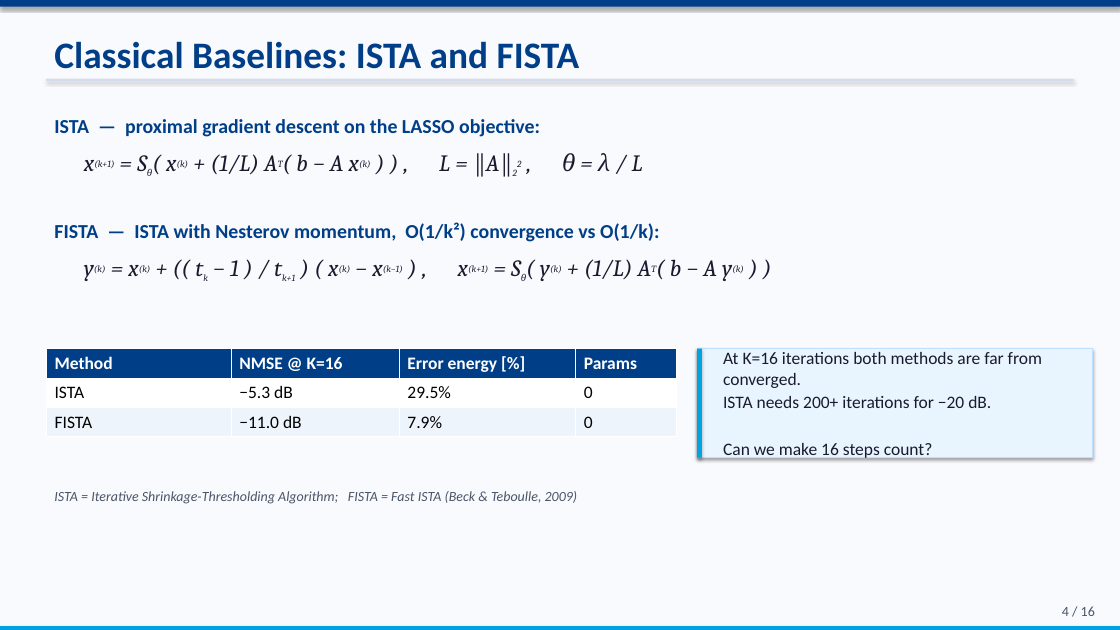
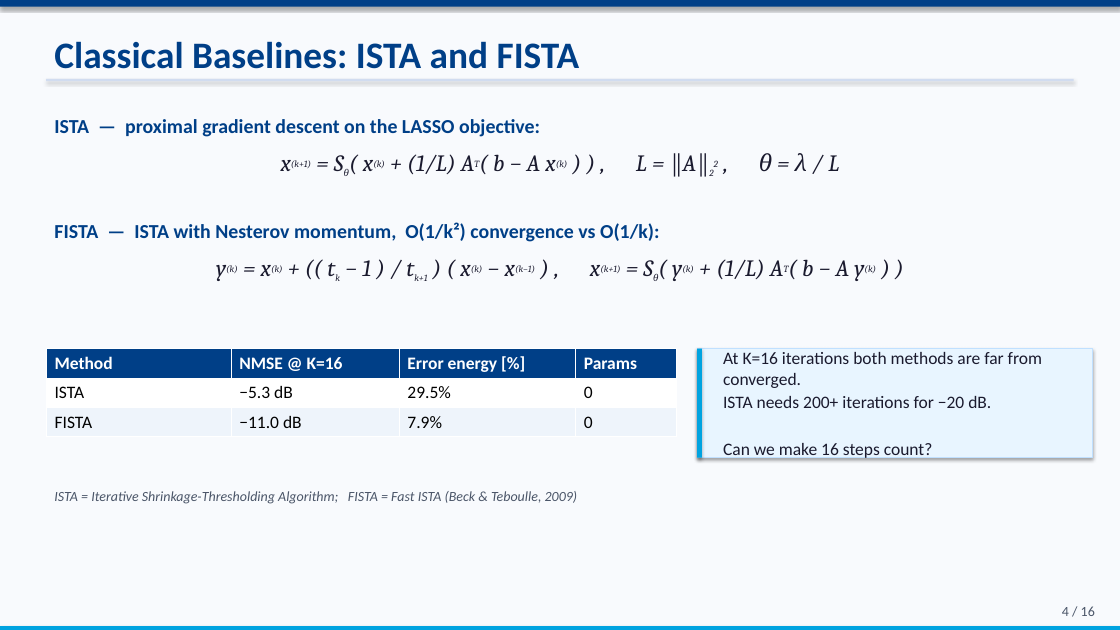
Before and after one commit to ThEpiCake/hyperlista-mbdl, a slide deck: slide 4 of submission/MBDL_Seminar_Presentation.pptx. Drawn at 1120x630 pixels with LibreOffice and Linux fonts; fonts in the diff are those of the drawing. Boxes give left, top, right and bottom in pixels: in the first picture for what was removed or moved away, otherwise in the second. Text is boxed around its words. In the diff, an @@ line names an element or a change of style, - is before the commit and + after.

```diff
--- a/submission/MBDL_Seminar_Presentation.pptx
+++ b/submission/MBDL_Seminar_Presentation.pptx
@@ text "x(k+1) = Sθ( x(k) + ..." at <box>281,153,839,176</box>: alignment left to centre @@
@@ text "x(k+1) = Sθ( x(k) + ...": place and size @@
-text "x(k+1) = Sθ( x(k) + ..." at <box>84,153,643,176</box>
+text "x(k+1) = Sθ( x(k) + ..." at <box>281,153,839,176</box>
@@ text "y(k) = x(k) + (( ...": place and size @@
-text "y(k) = x(k) + (( ..." at <box>84,259,744,281</box>
+text "y(k) = x(k) + (( ..." at <box>216,259,876,281</box>
@@ text "y(k) = x(k) + (( ..." at <box>216,259,876,281</box>: alignment left to centre @@
```
Also in this commit, not shown: 5 other slides changed, 1 other file.
